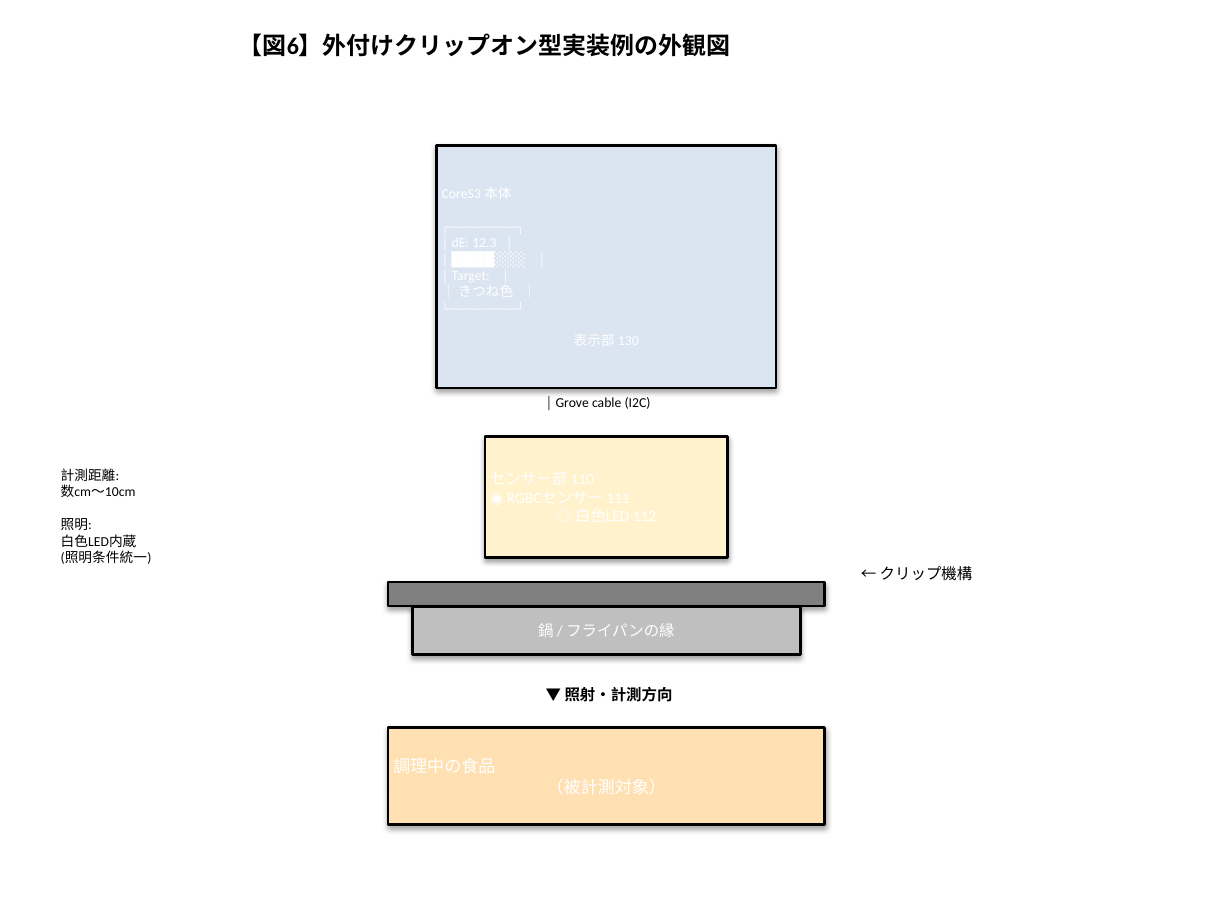
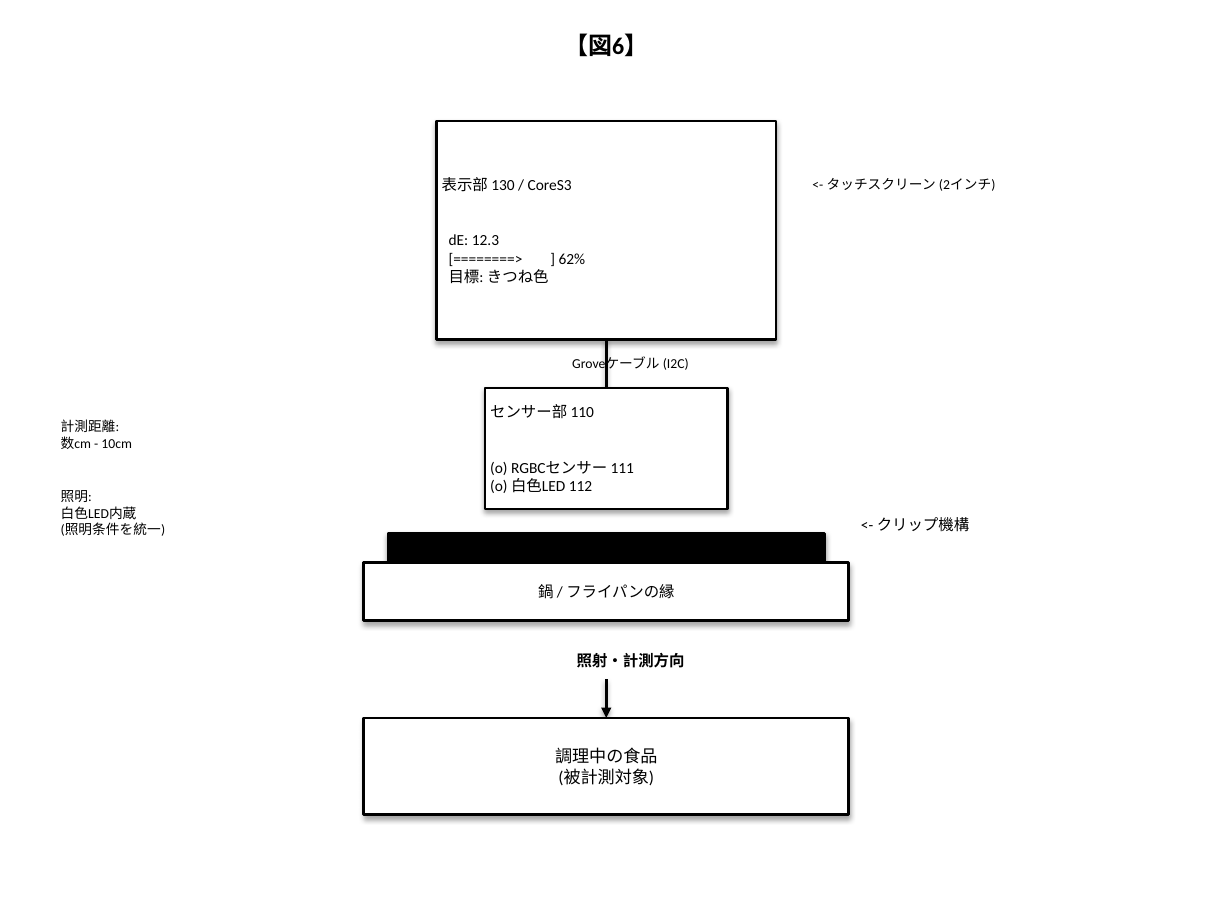
Before and after one commit to bougtoir/heat-accidents-mortality, a slide deck: slide 6 of color_cooking_concept/filing_docs/patent_figures.pptx. Drawn at 1232x924 pixels with LibreOffice and Linux fonts; fonts in the diff are those of the drawing. Boxes give left, top, right and bottom in pixels: in the first picture for what was removed or moved away, otherwise in the second. Text is boxed around its words. In the diff, an @@ line names an element or a change of style, - is before the commit and + after.

```diff
--- a/color_cooking_concept/filing_docs/patent_figures.pptx
+++ b/color_cooking_concept/filing_docs/patent_figures.pptx
@@ text at bbox=[564, 33, 648, 57]: text changed @@
-【図6】外付けクリップオン型実装例の外観図
+【図6】
@@ rectangle "表示部 130 / CoreS3": place and size @@
-rectangle "表示部 130 / CoreS3" at bbox=[436, 145, 776, 388]
+rectangle "表示部 130 / CoreS3" at bbox=[436, 121, 776, 339]
@@ rectangle "表示部 130 / CoreS3" at bbox=[436, 121, 776, 339]: fill #DBE5F1 to #FFFFFF @@
@@ text in rectangle at bbox=[442, 177, 586, 284]: text added @@
+表示部 130 / CoreS3
+dE: 12.3
+[========> ] 62%
+目標: きつね色
@@ text added at bbox=[827, 178, 996, 191], 8 pt, text #000000 @@
+<- タッチスクリーン (2インチ)
@@ text at bbox=[572, 357, 689, 373]: text changed @@
-│ Grove cable (I2C)
+Groveケーブル (I2C)
@@ line added from (606, 340) to (606, 388), #000000 1.5 pt @@
@@ rectangle "センサー部 110": place and size @@
-rectangle "センサー部 110" at bbox=[485, 436, 728, 557]
+rectangle "センサー部 110" at bbox=[485, 388, 728, 509]
@@ rectangle "センサー部 110" at bbox=[485, 388, 728, 509]: fill #FFF2CC to #FFFFFF @@
@@ text at bbox=[61, 419, 166, 536]: text changed @@
-計測距離:
-数cm〜10cm
-照明:
-白色LED内蔵
-(照明条件統一)
+計測距離:
+数cm - 10cm
+照明:
+白色LED内蔵
+(照明条件を統一)
@@ text in rectangle at bbox=[490, 404, 634, 493]: text changed; text colour #FFFFFF to #000000 @@
-センサー部 110
-◉ RGBCセンサー 111
-◎ 白色LED 112
+センサー部 110
+(o) RGBCセンサー 111
+(o) 白色LED 112
@@ rectangle: place and size @@
-rectangle at bbox=[388, 582, 824, 606]
+rectangle at bbox=[388, 533, 824, 563]
@@ rectangle at bbox=[388, 533, 824, 563]: fill #808080 to #000000 @@
@@ text at bbox=[877, 517, 969, 532]: text changed @@
-← クリップ機構
+<- クリップ機構
@@ rectangle "鍋 / フライパンの縁": place and size @@
-rectangle "鍋 / フライパンの縁" at bbox=[413, 606, 801, 654]
+rectangle "鍋 / フライパンの縁" at bbox=[363, 563, 849, 621]
@@ rectangle "鍋 / フライパンの縁" at bbox=[363, 563, 849, 621]: text colour #FFFFFF to #000000; fill #BFBFBF to #FFFFFF @@
@@ text at bbox=[577, 653, 685, 668]: text changed @@
-▼ 照射・計測方向
+照射・計測方向
@@ arrow added from (606, 679) to (606, 718), #000000 1.5 pt @@
@@ rectangle added at bbox=[363, 718, 849, 816], fill #FFFFFF, outline #000000 1.5 pt, 10 pt, text #000000 @@
+調理中の食品
+(被計測対象)
@@ rectangle removed at bbox=[388, 728, 824, 825] @@
```
Also in this commit, not shown: 6 other slides changed, 1 other file.
